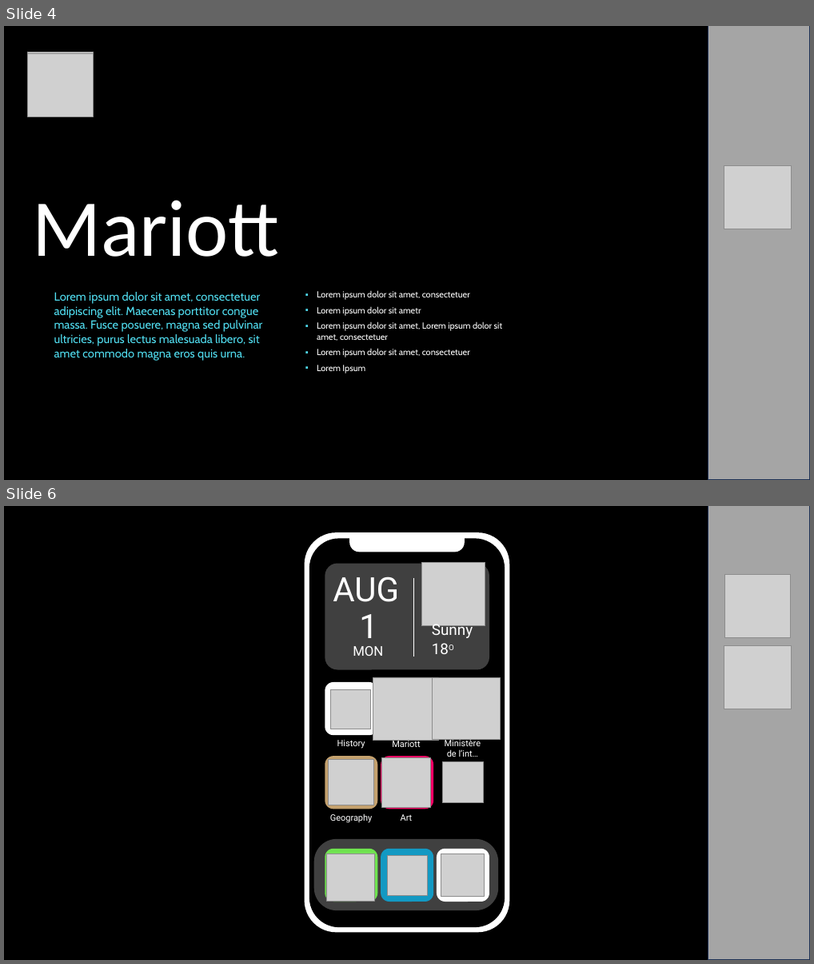
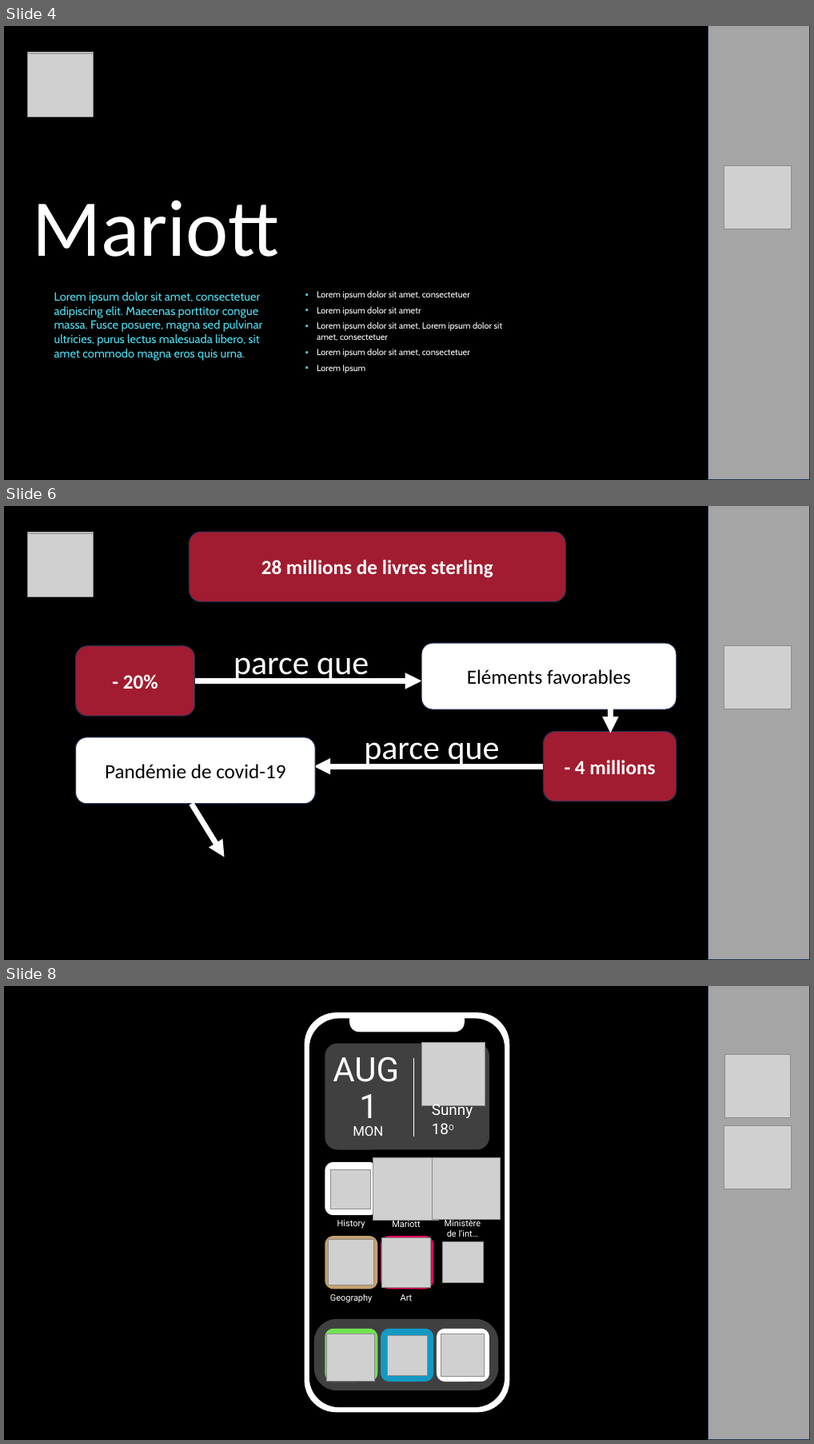
Before and after one commit to Alicecaglisse01/EPSI_3eme, a slide deck: RGPD/Présentations/Présentation RGPD.pptx. Shown one above the other, each under a label of ours: slides 4 and 6 before the commit, slides 4, 6 and 8 after it; the slides between them are not shown. The pictures are 814x964 and 814x1444 pixels, drawn with LibreOffice and Linux fonts; fonts in the diff are those of the drawing; grey boxes stand for pictures; background and template pictures are left out. Boxes give left, top, right and bottom in pixels: in the first picture for what was removed or moved away, otherwise in the second. Text is boxed around its words. In the diff, an @@ line names an element or a change of style, - is before the commit and + after.

```diff
--- a/RGPD/Présentations/Présentation RGPD.pptx
+++ b/RGPD/Présentations/Présentation RGPD.pptx
@@ slide 6 added at [4,506,810,960], background #000000 @@
@@ rectangle added at [708,506,810,960], fill #A5A5A5, outline #1E3256 1 pt @@
@@ picture added at [27,532,93,594] @@
@@ picture added at [27,534,93,596] @@
@@ rounded rectangle added at [189,532,566,601], fill #A11C30, outline #1E3256 1 pt, 24 pt, text #FFFFFF, bold @@
+28 millions de livres sterling
@@ rounded rectangle added at [75,646,194,716], fill #A11C30, outline #1E3256 1 pt, 24 pt, text #FFFFFF, bold @@
+- 20%
@@ rounded rectangle added at [422,643,678,709], fill #FFFFFF, outline #1E3256 1 pt, 24 pt, text #000000 @@
+Eléments favorables
@@ picture added at [725,646,792,708] @@
@@ text added at [234,657,369,683], 40 pt, text #FFFFFF @@
+parce que
@@ arrow added from (195, 681) to (422, 681), #FFFFFF 6.5 pt @@
@@ arrow added from (610, 704) to (610, 733), #FFFFFF 6.5 pt @@
@@ rounded rectangle added at [75,737,315,804], fill #FFFFFF, outline #1E3256 1 pt, 24 pt, text #000000 @@
+Pandémie de covid-19
@@ text added at [364,742,500,767], 40 pt, text #FFFFFF @@
+parce que
@@ rounded rectangle added at [544,731,677,801], fill #A11C30, outline #1E3256 1 pt, 24 pt, text #FFFFFF, bold @@
+- 4 millions
@@ arrow added from (544, 766) to (314, 766), #FFFFFF 6.5 pt @@
@@ arrow added from (191, 804) to (224, 857), #FFFFFF 6.5 pt @@
@@ what was slide 6 is now slide 8 @@
```
Also in this commit, not shown: 2 other slides added, 1 slide removed, 2 other files.
